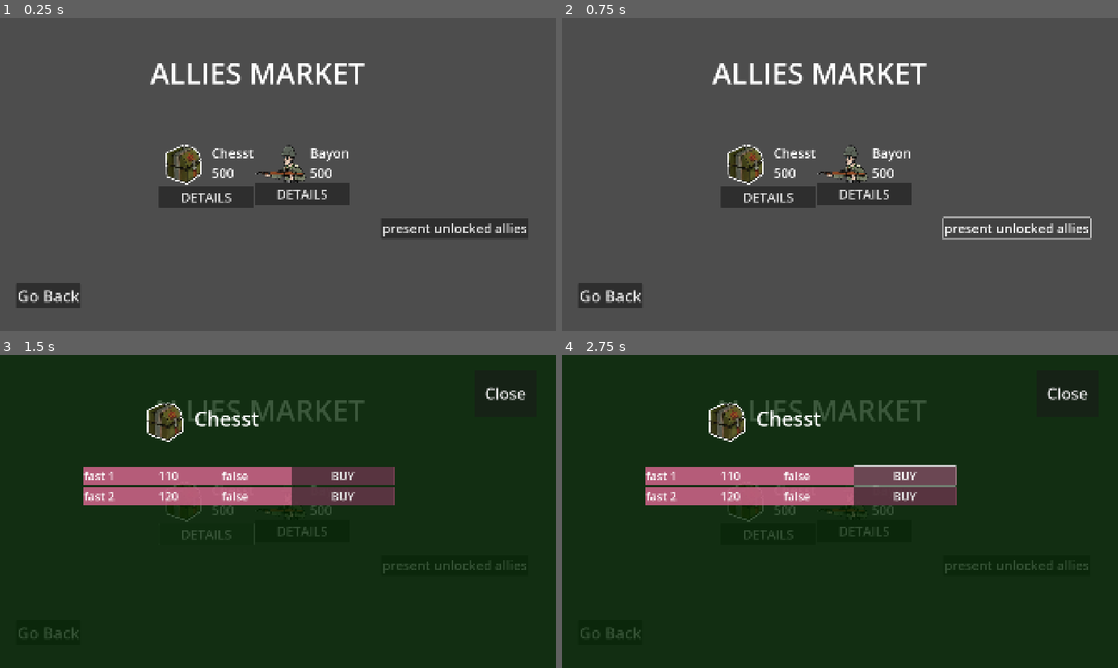
Above: before the commit, frames 1-4 (two rows, left to right).
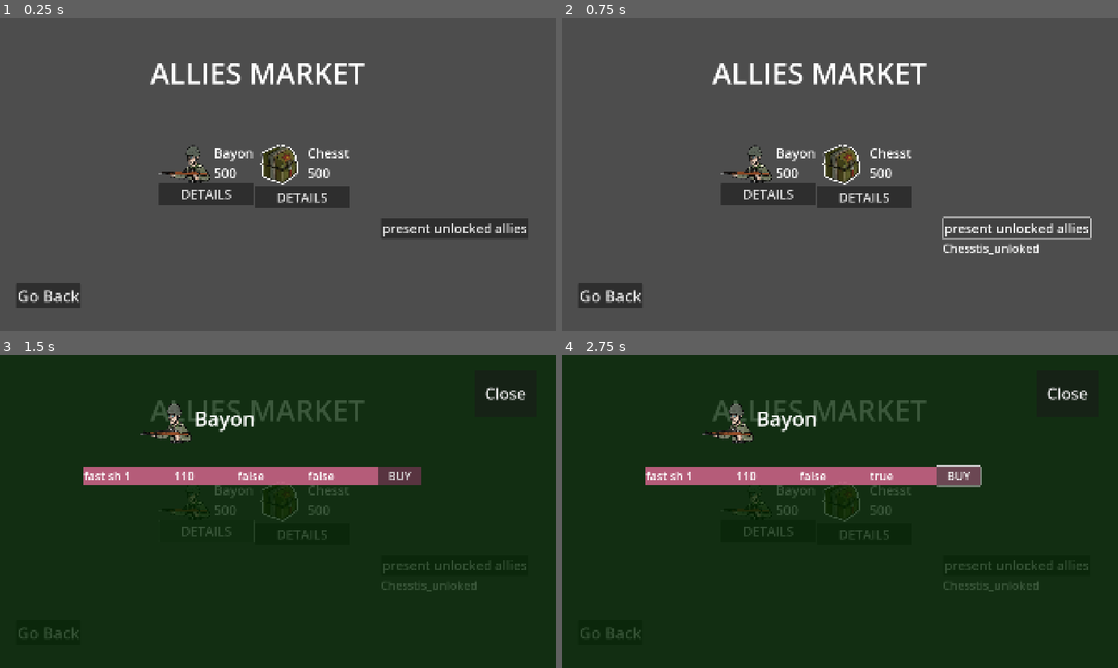
Above: after the commit, the same moments.

Repository: diablohumastudio/NvC-Data-Systems
Game: Godot game, scene res://screens/allies_market/allies_market.tscn
The game is run twice, just before and just after one commit, with the same random seed, the same clock (stepped at 60 frames per second) and the same inputs. This scene is started directly instead of the project's main scene. The engine's default icon, where the game draws it, is replaced by a stand-in: a white triangle on a blue panel in a dark square.
Inputs:
- Up to frame 1 (0.25 s): no input
- Up to frame 2 (0.75 s): click "present unlocked allies" at 0.5 s
- Up to frame 3 (1.5 s): click "DETAILS" at 1.25 s
- Up to frame 4 (2.75 s): click "BUY" at 2 s

The runs differ from the first frame. In frame 1, 2.9% of the frame differs, in the area x 28-63%, y 40-61%; in frame 2, 3.2%; in frame 3, 6.3%; in frame 4, 6.5%, in the area x 15-86%, y 15-76%.
Error before the commit: Invalid access to property or key 'locked' on a base object of type 'Resource (UDAlly)'. (res://screens/allies_market/allies_market.gd:25)

Commit message:
previous linear allies unlocking/buying system replace with flexible one. UdAlly added arrays for unlocked and buyed levels (only ids).

Diff:
--- a/data/acs_system/actions/model/action.gd
+++ b/data/acs_system/actions/model/action.gd
@@ -1,6 +1,6 @@
 class_name Action extends Resource
 
-enum TYPES {LV_COMPLTD, ENEMY_KILLED, LV_COMPLTD_ALL_CANONS, UNLOCK_ALLY, UPGRADE_ALLY}
+enum TYPES {LV_COMPLTD, ENEMY_KILLED, LV_COMPLTD_ALL_CANONS, BUYED_ALLY_LEVEL}
 
 var type: TYPES
 var payload: Payload
@@ -32,16 +32,10 @@
 		level_id = _level_id
 		canons_alive = _canons_alive
 
-class PayUnlockAlly extends Payload:
+class PayBuyedAllyLevel extends Payload:
+	var ally_level_id: String
 	var ally_id: Ally.IDs
 
-	func _init(_ally_id: Ally.IDs) -> void:
+	func _init(_ally_level_id: String, _ally_id: Ally.IDs) -> void:
+		ally_level_id = _ally_level_id
 		ally_id = _ally_id
-
-class PayUpgradeAlly extends Payload:
-	var ally_id: Ally.IDs
-	var ally_level: AllyLevel
-
-	func _init(_ally_id: Ally.IDs, _ally_level) -> void:
-		ally_id = _ally_id
-		ally_level = _ally_level
--- /dev/null
+++ b/data/acs_system/conditions/data/cond_ally_lvl_buyed_chest_base.tres
@@ -0,0 +1,9 @@
+[gd_resource type="Resource" script_class="CondAllyLevelBuyed" load_steps=2 format=3 uid="uid://6ex285c86auh"]
+
+[ext_resource type="Script" uid="uid://gnfstv4puuoh" path="res://data/acs_system/conditions/model/cond_ally_level_buyed.gd" id="1_v0kfj"]
+
+[resource]
+script = ExtResource("1_v0kfj")
+ally_level_id = "chest base"
+id = "cond_ally_lvl_buyed_chest_fast_1"
+metadata/_custom_type_script = "uid://gnfstv4puuoh"
--- /dev/null
+++ b/data/acs_system/conditions/model/cond_ally_level_buyed.gd
@@ -0,0 +1,11 @@
+class_name CondAllyLevelBuyed extends Condition
+
+@export var ally_level_id: String
+
+func _init() -> void:
+	type = Action.TYPES.BUYED_ALLY_LEVEL
+
+func evaluate(action: Action):
+	var payload: Action.PayBuyedAllyLevel = action.payload
+	if ally_level_id == payload.ally_level_id:
+		fullfilled.emit(self)
--- /dev/null
+++ b/data/acs_system/state_changers/data/sc_buyed_ally_level.tres
@@ -0,0 +1,8 @@
+[gd_resource type="Resource" script_class="SCBuyedAllyLevel" load_steps=2 format=3 uid="uid://uibhlltyfvp4"]
+
+[ext_resource type="Script" uid="uid://xy36bvqrb4x3" path="res://data/acs_system/state_changers/model/sc_buyed_ally_level.gd" id="1_s8djb"]
+
+[resource]
+script = ExtResource("1_s8djb")
+type = 3
+metadata/_custom_type_script = "uid://xy36bvqrb4x3"
--- a/data/acs_system/state_changers/data/sc_unlock_ally.tres
+++ /dev/null
@@ -1,8 +0,0 @@
-[gd_resource type="Resource" script_class="SCUnlockAlly" load_steps=2 format=3 uid="uid://qllrk7jlwj57"]
-
-[ext_resource type="Script" uid="uid://bvn8mw66t3prb" path="res://data/acs_system/state_changers/model/sc_unlock_ally.gd" id="1_fo60m"]
-
-[resource]
-script = ExtResource("1_fo60m")
-type = 3
-metadata/_custom_type_script = "uid://bvn8mw66t3prb"
--- a/data/acs_system/state_changers/data/sc_upgrade_ally.tres
+++ /dev/null
@@ -1,7 +0,0 @@
-[gd_resource type="Resource" script_class="SCUpgradeAlly" load_steps=2 format=3 uid="uid://bqr8yah3npwt6"]
-
-[ext_resource type="Script" uid="uid://dxh2uqk5ifsca" path="res://data/acs_system/state_changers/model/sc_upgrade_ally.gd" id="1_upgrade_script"]
-
-[resource]
-script = ExtResource("1_upgrade_script")
-type = 4
--- /dev/null
+++ b/data/acs_system/state_changers/model/sc_buyed_ally_level.gd
@@ -0,0 +1,14 @@
+class_name SCBuyedAllyLevel extends StateChanger
+
+func _init() -> void:
+	type = Action.TYPES.BUYED_ALLY_LEVEL
+
+func change_state(action: Action):
+	var payload: Action.PayBuyedAllyLevel = action.payload
+	var ally_id = payload.ally_id
+	var ally_level_id = payload.ally_level_id
+
+	for ud_ally in UDS.current_user_data.allies_inventory.ud_allies:
+		if ud_ally.id == ally_id:
+			if !ud_ally.buyed_levels.has(ally_level_id):
+				ud_ally.buyed_levels.append(ally_level_id)
--- a/data/acs_system/state_changers/model/sc_unlock_ally.gd
+++ /dev/null
@@ -1,12 +0,0 @@
-class_name SCUnlockAlly extends StateChanger
-
-func _init() -> void:
-	type = Action.TYPES.UNLOCK_ALLY
-
-func change_state(action: Action):
-	var payload: Action.PayUnlockAlly = action.payload
-	var ally_id = payload.ally_id
-
-	for ud_ally in UDS.current_user_data.allies_inventory.ud_allies:
-		if ud_ally.id == ally_id:
-			ud_ally.locked = false
--- a/data/acs_system/state_changers/model/sc_upgrade_ally.gd
+++ /dev/null
@@ -1,13 +0,0 @@
-class_name SCUpgradeAlly extends StateChanger
-
-func _init() -> void:
-	type = Action.TYPES.UPGRADE_ALLY
-
-func change_state(action: Action):
-	var payload: Action.PayUpgradeAlly = action.payload
-	var ally_id = payload.ally_id
-	var upgraded_level = payload.ally_level
-
-	for ud_ally in UDS.current_user_data.allies_inventory.ud_allies:
-		if ud_ally.id == ally_id:
-			ud_ally.unlocked_levels.append(upgraded_level)
--- a/data/game_characters/allies/upgrades_data/data/chest/base_chest_lvl.tres
+++ b/data/game_characters/allies/upgrades_data/data/chest/base_chest_lvl.tres
@@ -6,6 +6,7 @@
 script = ExtResource("1_xgg18")
 providing_speed = 100
 coin_value = 100
+ally_id = 1
 level_id = "chest base"
 price = 100
 initial_HP = 100
--- a/data/game_characters/allies/upgrades_data/data/chest/fast_chest_lvl_1.tres
+++ b/data/game_characters/allies/upgrades_data/data/chest/fast_chest_lvl_1.tres
@@ -6,6 +6,7 @@
 script = ExtResource("1_vvt1q")
 providing_speed = 110
 coin_value = 100
+ally_id = 1
 level_id = "fast 1"
 price = 110
 initial_HP = 100
--- a/data/game_characters/allies/upgrades_data/data/chest/fast_chest_lvl_2.tres
+++ b/data/game_characters/allies/upgrades_data/data/chest/fast_chest_lvl_2.tres
@@ -6,6 +6,7 @@
 script = ExtResource("1_frbl3")
 providing_speed = 120
 coin_value = 100
+ally_id = 1
 level_id = "fast 2"
 price = 120
 initial_HP = 100
--- a/data/game_characters/allies/upgrades_data/data/chest/fast_chest_lvl_3.tres
+++ b/data/game_characters/allies/upgrades_data/data/chest/fast_chest_lvl_3.tres
@@ -6,6 +6,7 @@
 script = ExtResource("1_abc123")
 providing_speed = 130
 coin_value = 100
+ally_id = 1
 level_id = "fast 3"
 price = 130
 initial_HP = 100
--- a/data/game_characters/allies/upgrades_data/data/chest/fast_chest_lvl_4.tres
+++ b/data/game_characters/allies/upgrades_data/data/chest/fast_chest_lvl_4.tres
@@ -6,6 +6,7 @@
 script = ExtResource("1_def456")
 providing_speed = 140
 coin_value = 100
+ally_id = 1
 level_id = "fast 4"
 price = 140
 initial_HP = 100
--- a/data/game_characters/allies/upgrades_data/data/chest/rich_chest_lvl_1.tres
+++ b/data/game_characters/allies/upgrades_data/data/chest/rich_chest_lvl_1.tres
@@ -1,4 +1,4 @@
-[gd_resource type="Resource" script_class="MoneyPrviderLevel" load_steps=2 format=3]
+[gd_resource type="Resource" script_class="MoneyPrviderLevel" load_steps=2 format=3 uid="uid://dilrj4gue60m"]
 
 [ext_resource type="Script" uid="uid://bacha5qb1rbr" path="res://data/game_characters/allies/upgrades_data/model/money_provider_level.gd" id="1_abc123"]
 
@@ -6,6 +6,7 @@
 script = ExtResource("1_abc123")
 providing_speed = 100
 coin_value = 110
+ally_id = 1
 level_id = "rich_chest_lvl_1"
 price = 120
 initial_HP = 100
--- a/data/game_characters/allies/upgrades_data/data/chest/rich_chest_lvl_2.tres
+++ b/data/game_characters/allies/upgrades_data/data/chest/rich_chest_lvl_2.tres
@@ -1,4 +1,4 @@
-[gd_resource type="Resource" script_class="MoneyPrviderLevel" load_steps=2 format=3]
+[gd_resource type="Resource" script_class="MoneyPrviderLevel" load_steps=2 format=3 uid="uid://b7h5iov1w00xi"]
 
 [ext_resource type="Script" uid="uid://bacha5qb1rbr" path="res://data/game_characters/allies/upgrades_data/model/money_provider_level.gd" id="1_def456"]
 
@@ -6,6 +6,7 @@
 script = ExtResource("1_def456")
 providing_speed = 100
 coin_value = 120
+ally_id = 1
 level_id = "rich_chest_lvl_2"
 price = 130
 initial_HP = 100
--- a/data/game_characters/allies/upgrades_data/data/chest/rich_chest_lvl_3.tres
+++ b/data/game_characters/allies/upgrades_data/data/chest/rich_chest_lvl_3.tres
@@ -1,4 +1,4 @@
-[gd_resource type="Resource" script_class="MoneyPrviderLevel" load_steps=2 format=3]
+[gd_resource type="Resource" script_class="MoneyPrviderLevel" load_steps=2 format=3 uid="uid://c5oc0wg8y30ok"]
 
 [ext_resource type="Script" uid="uid://bacha5qb1rbr" path="res://data/game_characters/allies/upgrades_data/model/money_provider_level.gd" id="1_ghi789"]
 
@@ -6,6 +6,7 @@
 script = ExtResource("1_ghi789")
 providing_speed = 100
 coin_value = 130
+ally_id = 1
 level_id = "rich_chest_lvl_3"
 price = 140
 initial_HP = 100
--- a/data/game_characters/allies/upgrades_data/data/chest/test_chest_lvl.tres
+++ b/data/game_characters/allies/upgrades_data/data/chest/test_chest_lvl.tres
@@ -6,6 +6,7 @@
 script = ExtResource("1_xgg18")
 providing_speed = 100
 coin_value = 100
+ally_id = 1
 level_id = "chest test"
 price = 100
 initial_HP = 100
--- a/data/game_characters/allies/upgrades_data/model/ally_level.gd
+++ b/data/game_characters/allies/upgrades_data/model/ally_level.gd
@@ -1,7 +1,6 @@
 class_name AllyLevel extends GameCharacterLevel
+
+@export var ally_id: Ally.IDs
 
 @export var level_id: String
 @export var price: int
-
-@export var locked: bool
-@export var buyed: bool
--- a/data/game_characters/allies/user_data/data/ud_chest.tres
+++ b/data/game_characters/allies/user_data/data/ud_chest.tres
@@ -3,15 +3,17 @@
 [ext_resource type="Script" uid="uid://lucdai2ohj0b" path="res://data/game_characters/allies/user_data/model/ud_ally.gd" id="1_f2g1w"]
 [ext_resource type="Script" uid="uid://cp8n43lmapx8l" path="res://data/game_characters/allies/upgrades_data/model/ally_level.gd" id="1_hh26n"]
 [ext_resource type="Resource" uid="uid://dsn7841jog7ve" path="res://data/game_characters/allies/upgrades_data/data/chest/fast_chest_lvl_1.tres" id="2_dpgif"]
-[ext_resource type="Resource" uid="uid://cdw84tffq1sgt" path="res://data/acs_system/conditions/data/cond_lv_compl_lv_2.tres" id="4_dpgif"]
-[ext_resource type="Resource" uid="uid://c1t1j8g68rs8v" path="res://data/game_characters/allies/upgrades_data/data/chest/fast_chest_lvl_2.tres" id="5_qdoqb"]
+[ext_resource type="Resource" uid="uid://ds8e2vvrhqjod" path="res://data/game_characters/allies/upgrades_data/data/chest/base_chest_lvl.tres" id="2_mo8ns"]
+[ext_resource type="Resource" uid="uid://6ex285c86auh" path="res://data/acs_system/conditions/data/cond_ally_lvl_buyed_chest_base.tres" id="4_dpgif"]
 
 [resource]
 script = ExtResource("1_f2g1w")
 id = 1
+unlocked_levels = Array[String]([])
+buyed_levels = Array[String]([])
 levels_conditions = Dictionary[ExtResource("1_hh26n"), Dictionary]({
-ExtResource("2_dpgif"): {},
-ExtResource("5_qdoqb"): {
+ExtResource("2_mo8ns"): {},
+ExtResource("2_dpgif"): {
 ExtResource("4_dpgif"): false
 }
 })
--- a/data/game_characters/allies/user_data/data/ud_shoter_ally.tres
+++ b/data/game_characters/allies/user_data/data/ud_shoter_ally.tres
@@ -13,6 +13,6 @@
 ExtResource("3_ddrpd"): false
 }
 })
-unlcked_levels_ids = Array[String]([])
-buyed_levels_ids = Array[String]([])
+unlocked_levels = Array[String]([])
+buyed_levels = Array[String]([])
 metadata/_custom_type_script = "uid://lucdai2ohj0b"
--- a/data/game_characters/allies/user_data/model/ud_ally.gd
+++ b/data/game_characters/allies/user_data/model/ud_ally.gd
@@ -2,6 +2,8 @@
 
 @export var id : Ally.IDs
 
+@export_storage var unlocked_levels: Array[String]
+@export_storage var buyed_levels: Array[String]
 @export var levels_conditions: Dictionary[AllyLevel, Dictionary]: set = _set_levels
 
 func _set_levels(new_value: Dictionary[AllyLevel, Dictionary]):
@@ -15,6 +17,7 @@
 	levels_conditions = new_value
 	for level in levels_conditions:
 		var conditions = levels_conditions[level]
+		if conditions.size() == 0 and !unlocked_levels.has(level.level_id): unlocked_levels.append(level.level_id)
 		for condition in conditions:
 			if !condition.fullfilled.is_connected(_on_condition_fullfilled.bind(level)):
 				condition.fullfilled.connect(_on_condition_fullfilled.bind(level))
@@ -26,17 +29,11 @@
 	for _condition in conditions:
 		if conditions[_condition] == false:
 			return
-	level.locked = false
+	unlocked_levels.append(level.level_id)
+	print(unlocked_levels)
 
 func is_level_unlocked(level_id: String) -> bool:
-	var level: AllyLevel
-	for _level in levels_conditions:
-		if _level.level_id == level_id:
-			level = _level
+	return unlocked_levels.has(level_id)
 
-	var conditions = levels_conditions[level]
-	for condition in conditions:
-			print(conditions[condition])
-			if !conditions[condition]:
-				return false
-	return true
+func is_level_buyed(level_id: String) -> bool:
+	return buyed_levels.has(level_id)
--- a/screens/allies_market/allies_market.gd
+++ b/screens/allies_market/allies_market.gd
@@ -1,9 +1,8 @@
 class_name AlliesMarket extends Control
 
-var allies: Array[Ally]
+var allies: Array[Ally] = DataFilesLoader.get_allies_from_res_files()
 
 func _ready() -> void:
-	allies = DataFilesLoader.get_allies_from_res_files()
 	for child in %MAPContainer.get_children():
 		child.queue_free()
 	for ally in allies:
@@ -22,6 +21,6 @@
 func _on_present_unlocked_allies_button_pressed() -> void:
 	var text_to_present: String = ""
 	for ally in allies:
-		if !ally.ud_ally.locked:
-			text_to_present = text_to_present + str(ally.ally_name) + "\n"
+		for ally_level in ally.ud_ally.unlocked_levels:
+			text_to_present = text_to_present + str(ally.ally_name) + "is_unloked" + "\n"
 	%PresentUnlockedAlliesLabel.text = text_to_present
--- a/screens/allies_market/ally_details_popup/ally_details_popup.gd
+++ b/screens/allies_market/ally_details_popup/ally_details_popup.gd
@@ -17,8 +17,13 @@
 		child.queue_free()
 	for level in ally.ud_ally.levels_conditions:
 		var new_level_presenter: AllyLevelPresenter = load("res://screens/allies_market/ally_details_popup/ally_level_presenter/ally_level_presenter.tscn").instantiate()
-		new_level_presenter.level = level
+		new_level_presenter.ally_level = level
+		new_level_presenter.level_buyed.connect(update_all_level_presenters)
 		%AllylevelsPresContainer.add_child(new_level_presenter)
+
+func update_all_level_presenters():
+	for child in %AllylevelsPresContainer.get_children():
+		(child as AllyLevelPresenter)._update_visuals()
 
 func _on_close_btn_pressed() -> void:
 	hide()
--- a/screens/allies_market/ally_details_popup/ally_level_presenter/ally_level_presenter.gd
+++ b/screens/allies_market/ally_details_popup/ally_level_presenter/ally_level_presenter.gd
@@ -1,11 +1,13 @@
 class_name AllyLevelPresenter extends MarginContainer
 
-var level: AllyLevel : set = _set_level
+signal level_buyed
+
+var ally_level: AllyLevel : set = _set_level
 var is_unlocked: bool : set = _set_is_unlocked
 
 func _set_level(new_value: AllyLevel):
-	level = new_value
-	if level:
+	ally_level = new_value
+	if ally_level:
 		_update_visuals()
 
 func _set_is_unlocked(new_value: bool):
@@ -14,10 +16,14 @@
 		_update_visuals()
 
 func _update_visuals():
-	%AllyLevelName.text = level.level_id
-	%AllyLevelPrice.text = str(level.price)
-	%AllyLevelIsUnlocked.text = str(is_unlocked)
+	var ally: Ally = DataFilesLoader.get_allies_from_res_file_by_id(ally_level.ally_id)
+	%AllyLevelName.text = ally_level.level_id
+	%AllyLevelPrice.text = str(ally_level.price)
+	%AllyLevelIsUnlocked.text = str(ally.ud_ally.is_level_unlocked(ally_level.level_id))
+	%AllyLevelIsBuyed.text = str(ally.ud_ally.is_level_buyed(ally_level.level_id))
 
 func _on_buy_ally_level_btn_pressed() -> void:
-	print(level.locked)
-	level.buyed = true
+	var ally: Ally = DataFilesLoader.get_allies_from_res_file_by_id(ally_level.ally_id)
+	ACS.set_action(Action.new(Action.TYPES.BUYED_ALLY_LEVEL, Action.PayBuyedAllyLevel.new(ally_level.level_id, ally_level.ally_id)))
+	_update_visuals()
+	level_buyed.emit()
--- a/screens/allies_market/ally_details_popup/ally_level_presenter/ally_level_presenter.tscn
+++ b/screens/allies_market/ally_details_popup/ally_level_presenter/ally_level_presenter.tscn
@@ -35,6 +35,12 @@
 theme_override_font_sizes/font_size = 40
 text = "Locked"
 
+[node name="AllyLevelIsBuyed" type="Label" parent="HboxContainer"]
+unique_name_in_owner = true
+layout_mode = 2
+theme_override_font_sizes/font_size = 40
+text = "Buyed"
+
 [node name="BuyAllyLevelBtn" type="Button" parent="HboxContainer"]
 custom_minimum_size = Vector2(150, 0)
 layout_mode = 2
Not shown, added: data/acs_system/conditions/model/cond_ally_level_buyed.gd.uid
Not shown, added: data/acs_system/state_changers/model/sc_buyed_ally_level.gd.uid
Not shown, removed: data/acs_system/state_changers/model/sc_unlock_ally.gd.uid
Not shown, removed: data/acs_system/state_changers/model/sc_upgrade_ally.gd.uid
Renamed: data/game_characters/allies/res_data/data/shoter_ally.tres -> data/game_characters/allies/res_data/data/bayonete_soldier.tres
